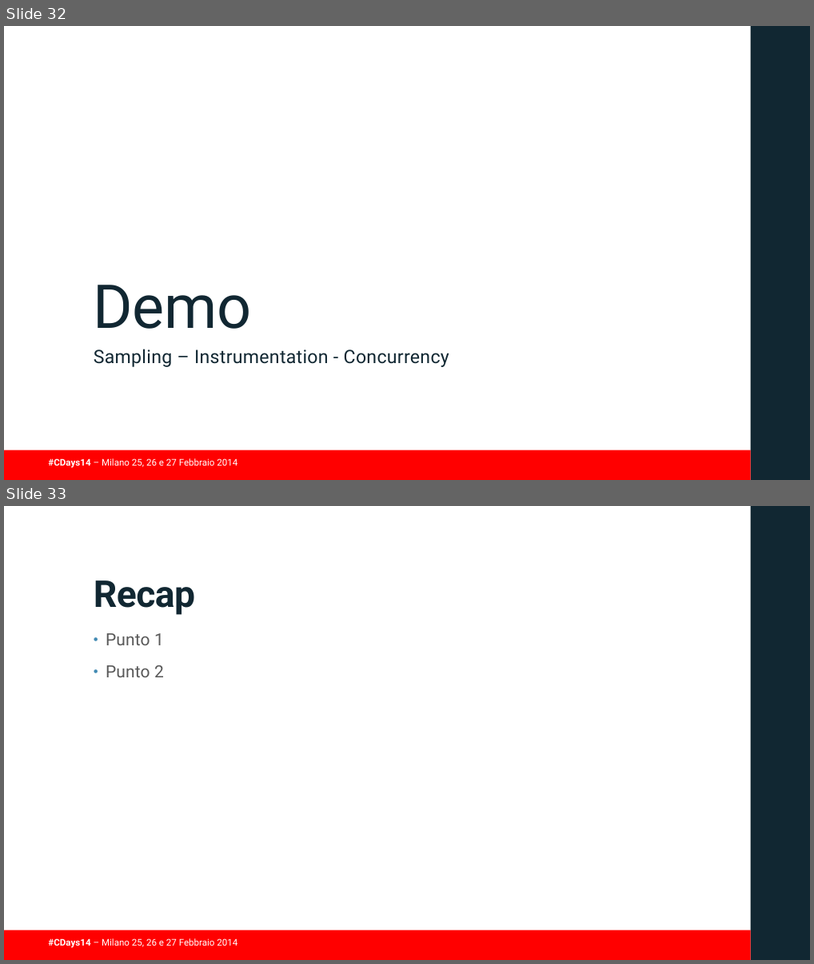
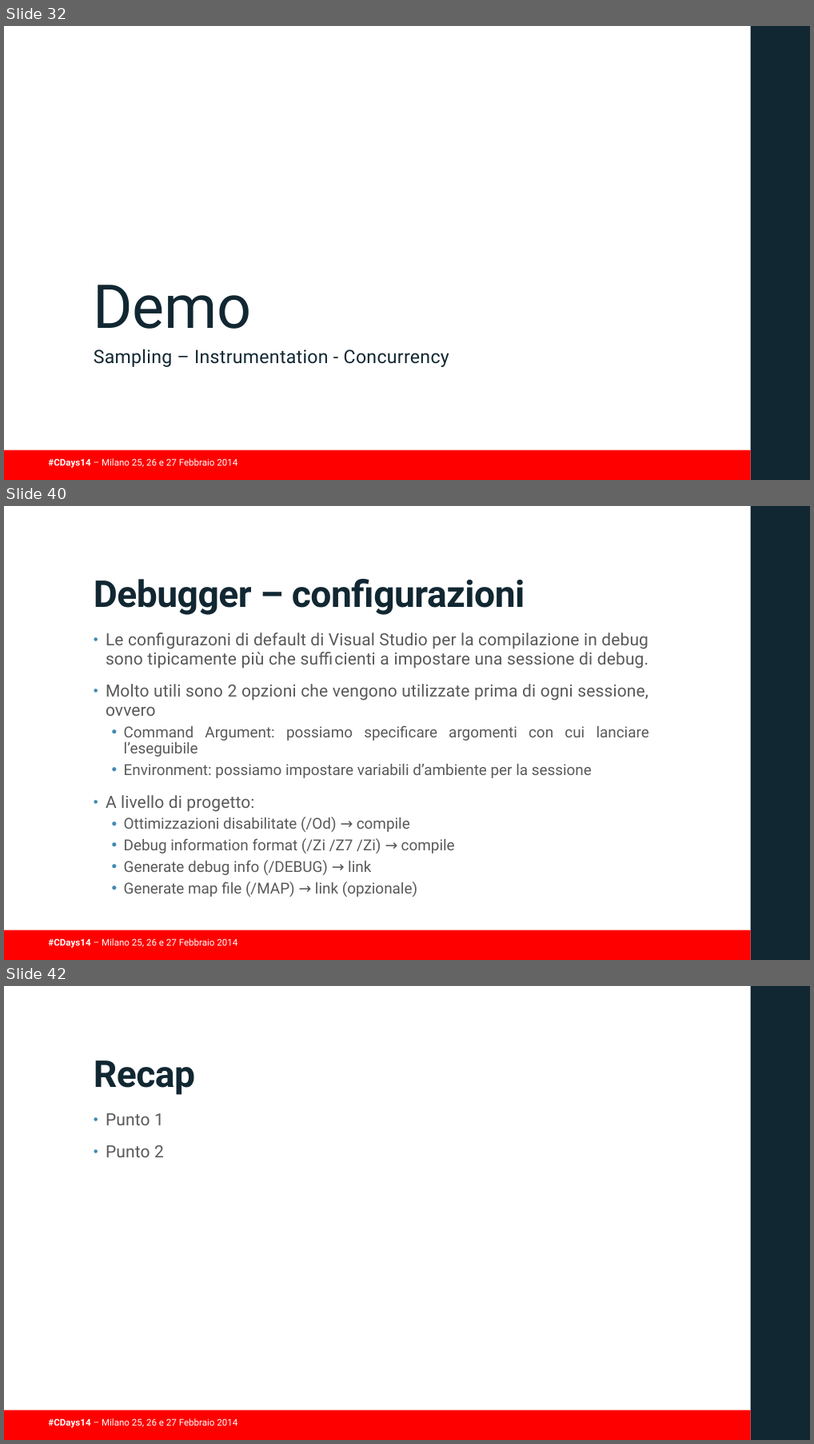
Before and after one commit to guidop/CDays14, a slide deck: presentazioneCDAYS2014.pptx. Shown one above the other, each under a label of ours: slides 32 and 33 before the commit, slides 32, 40 and 42 after it; the slides between them are not shown. The pictures are 814x964 and 814x1444 pixels, drawn with LibreOffice and Linux fonts; fonts in the diff are those of the drawing; background and template pictures are left out. Boxes give left, top, right and bottom in pixels: in the first picture for what was removed or moved away, otherwise in the second. Text is boxed around its words. In the diff, an @@ line names an element or a change of style, - is before the commit and + after.

Commit message:
alcune slide sul debugger

```diff
--- a/presentazioneCDAYS2014.pptx
+++ b/presentazioneCDAYS2014.pptx
@@ slide 40 added at (x1=4, y1=506, x2=810, y2=960), background #FFFFFF; not listed: 3 template elements that a slide beside it also shows @@
@@ title added at (x1=94, y1=579, x2=526, y2=615), 44 pt, text #112732, bold @@
+Debugger – configurazioni
@@ text added at (x1=106, y1=632, x2=650, y2=896), 18 pt, text #595959 @@
+• Le configurazoni di default di Visual Studio per la compilazione in debug sono tipicamente più che sufficienti a impostare una sessione di debug.
+• Molto utili sono 2 opzioni che vengono utilizzate prima di ogni sessione, ovvero
+  • Command Argument: possiamo specificare argomenti con cui lanciare l’eseguibile
+  • Environment: possiamo impostare variabili d’ambiente per la sessione
+• A livello di progetto:
+  • Ottimizzazioni disabilitate (/Od) → compile
+  • Debug information format (/Zi /Z7 /Zi) → compile
+  • Generate debug info (/DEBUG) → link
+  • Generate map file (/MAP) → link (opzionale)
@@ what was slide 33 is now slide 42 @@
```
Also in this commit, not shown: 2 slides changed, 8 other slides added.
